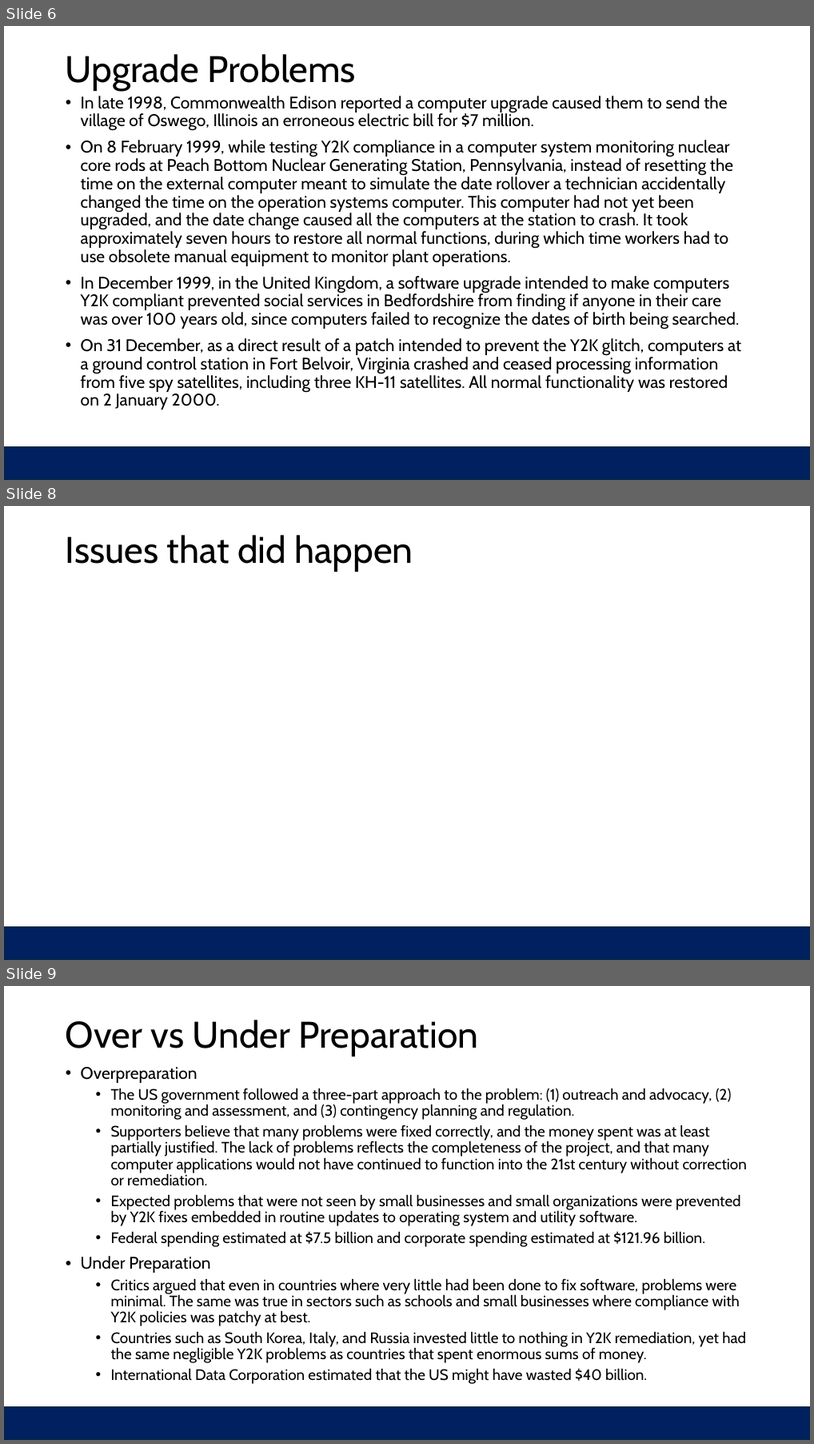
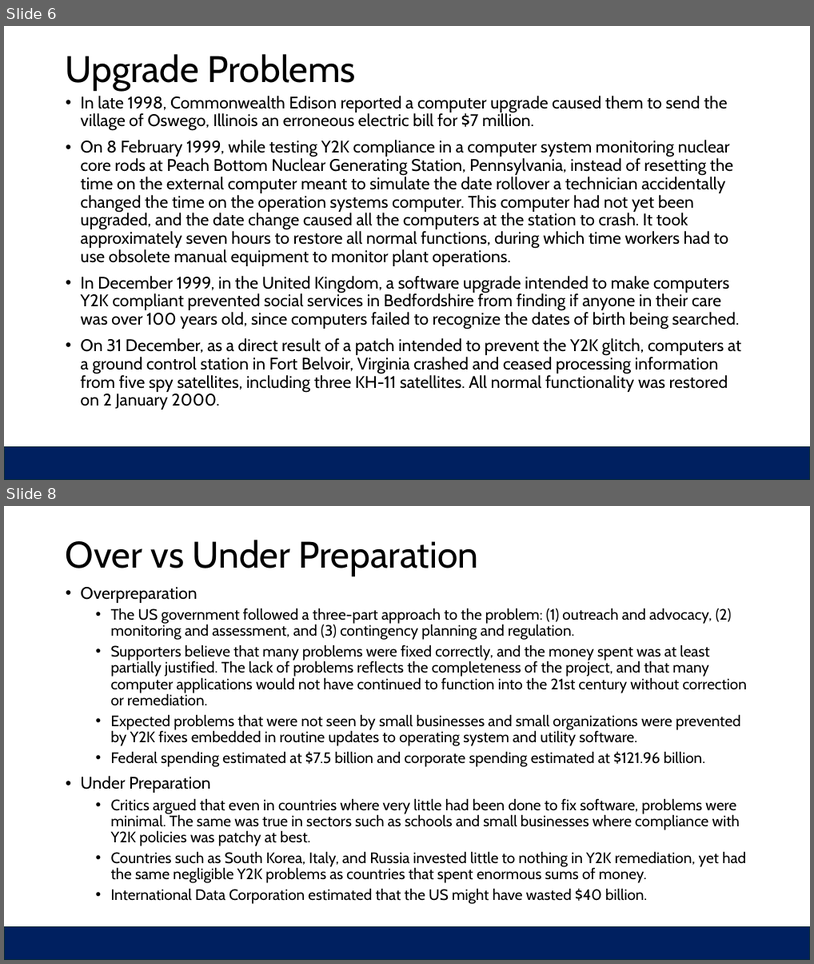
Before and after one commit to sheffy1926/Embedded_Lab_Reports, a slide deck: Y2K.pptx. Shown one above the other, each under a label of ours: slides 6, 8 and 9 before the commit, slides 6 and 8 after it; the slides between them are not shown. The pictures are 814x1444 and 814x964 pixels, drawn with LibreOffice and Linux fonts; fonts in the diff are those of the drawing. Boxes give left, top, right and bottom in pixels: in the first picture for what was removed or moved away, otherwise in the second. Text is boxed around its words. In the diff, an @@ line names an element or a change of style, - is before the commit and + after.

Commit message:
Added to Y2K powerpoint

```diff
--- a/Y2K.pptx
+++ b/Y2K.pptx
@@ slide 8 removed at <box>4,506,810,960</box>, background #FFFFFF; not listed: 1 template element that a slide beside it also shows @@
@@ title removed at <box>66,535,414,571</box> @@
-Issues that did happen
@@ what was slide 9 is now slide 8 @@
```
Also in this commit, not shown: 3 slides changed.
